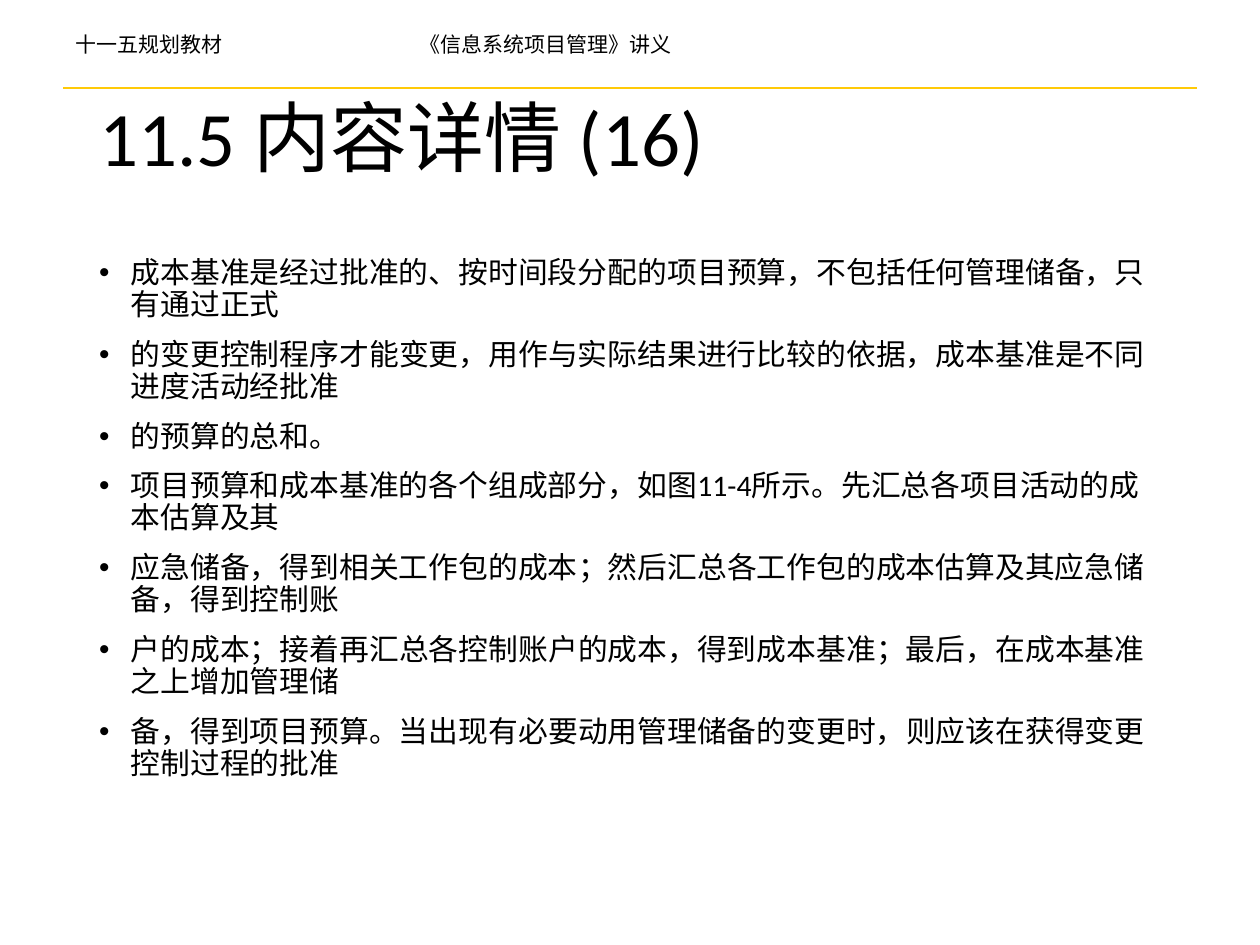
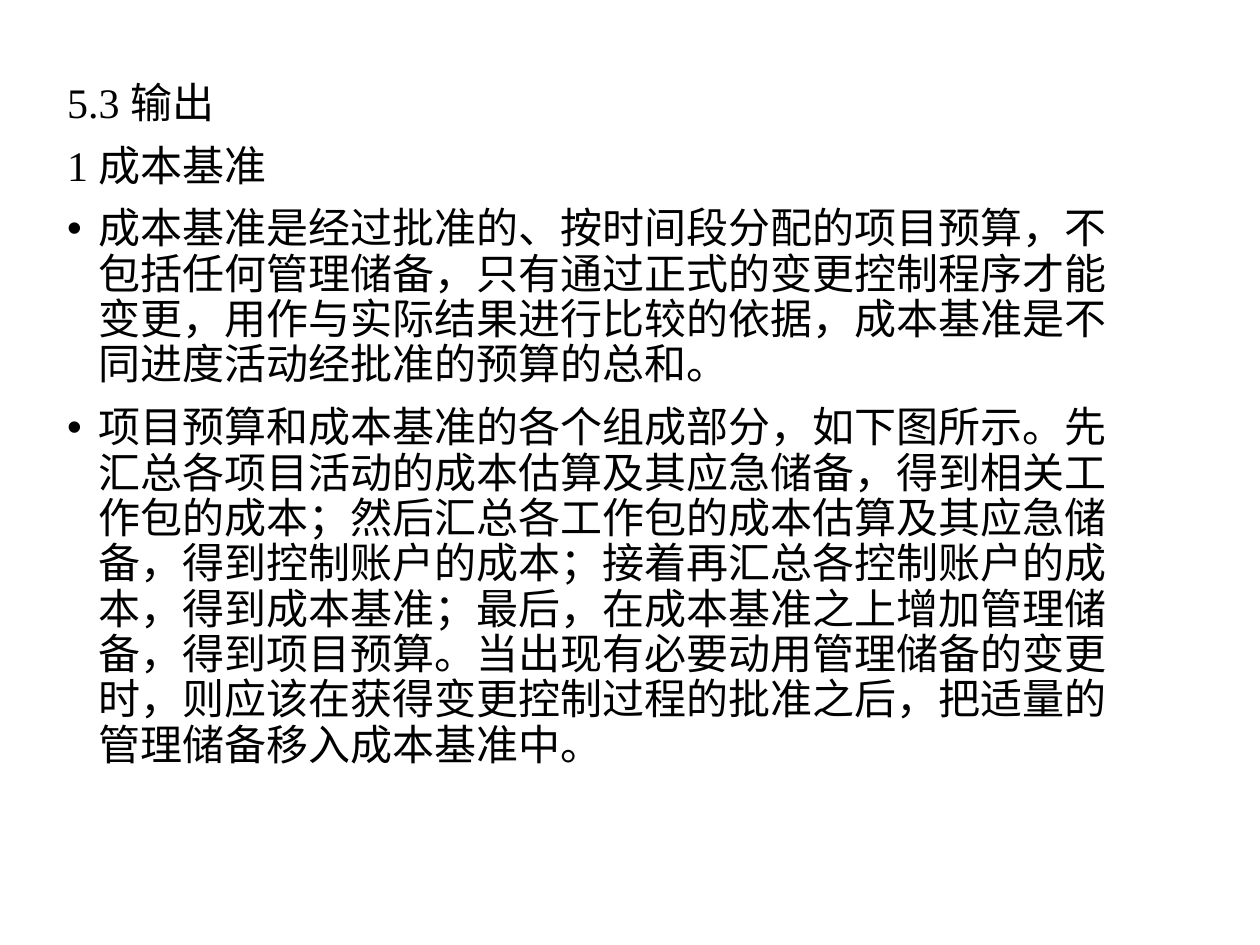
Before and after one commit to yanghui58/project_manager, a slide deck: slide 35 of 第5章 项目成本管理-yh.pptx (slide 36 before the commit). Drawn at 1260x945 pixels with LibreOffice and Linux fonts; fonts in the diff are those of the drawing; background and template pictures are left out. Boxes give left, top, right and bottom in pixels: in the first picture for what was removed or moved away, otherwise in the second. Text is boxed around its words. In the diff, an @@ line names an element or a change of style, - is before the commit and + after.

Commit message:
对项目成本管理进行了更新

```diff
--- a/第5章 项目成本管理-yh.pptx
+++ b/第5章 项目成本管理-yh.pptx
@@ text removed at box(75, 34, 672, 54) @@
-十一五规划教材 《信息系统项目管理》讲义
@@ line removed from (63, 88) to (1197, 88) @@
@@ text at box(67, 82, 1107, 764): text changed; size 17 to 24 pt; font Calibri to Times New Roman @@
-• 成本基准是经过批准的、按时间段分配的项目预算，不包括任何管理储备，只有通过正式
-• 的变更控制程序才能变更，用作与实际结果进行比较的依据，成本基准是不同进度活动经批准
-• 的预算的总和。
-• 项目预算和成本基准的各个组成部分，如图11-4所示。先汇总各项目活动的成本估算及其
-• 应急储备，得到相关工作包的成本；然后汇总各工作包的成本估算及其应急储备，得到控制账
-• 户的成本；接着再汇总各控制账户的成本，得到成本基准；最后，在成本基准之上增加管理储
-• 备，得到项目预算。当出现有必要动用管理储备的变更时，则应该在获得变更控制过程的批准
+5.3 输出
+1 成本基准
+• 成本基准是经过批准的、按时间段分配的项目预算，不包括任何管理储备，只有通过正式的变更控制程序才能变更，用作与实际结果进行比较的依据，成本基准是不同进度活动经批准的预算的总和。
+• 项目预算和成本基准的各个组成部分，如下图所示。先汇总各项目活动的成本估算及其应急储备，得到相关工作包的成本；然后汇总各工作包的成本估算及其应急储备，得到控制账户的成本；接着再汇总各控制账户的成本，得到成本基准；最后，在成本基准之上增加管理储备，得到项目预算。当出现有必要动用管理储备的变更时，则应该在获得变更控制过程的批准之后，把适量的管理储备移入成本基准中。
@@ title removed at box(99, 88, 704, 177) @@
-11.5 内容详情 (16)
```
Also in this commit, not shown: 40 other slides changed, 11 slides added, 59 slides removed.
